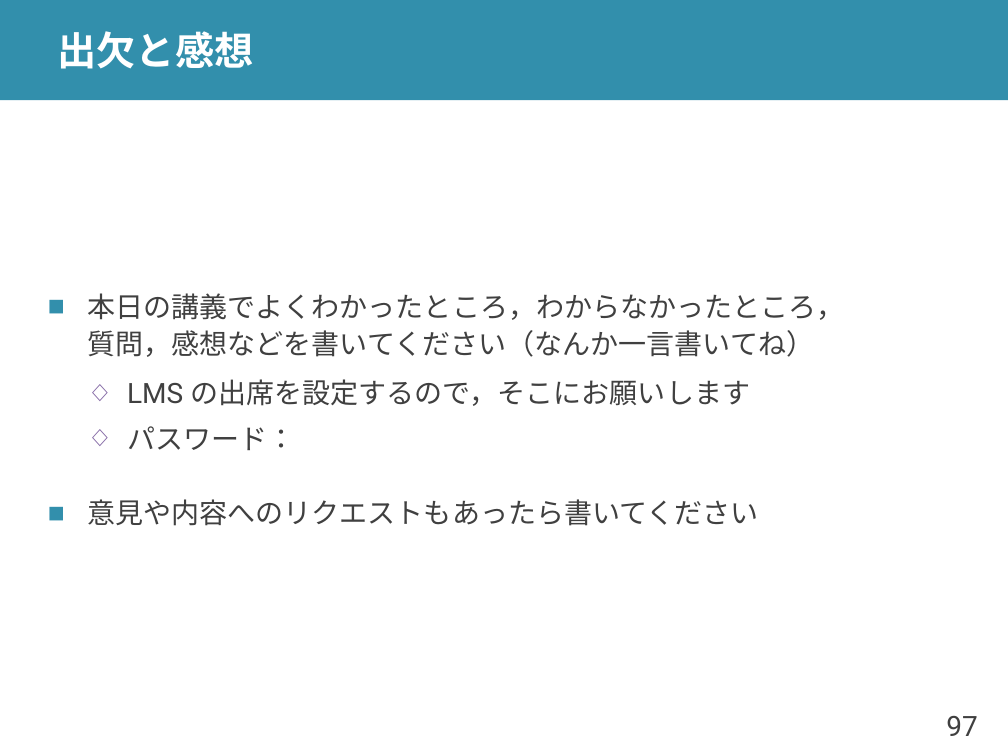
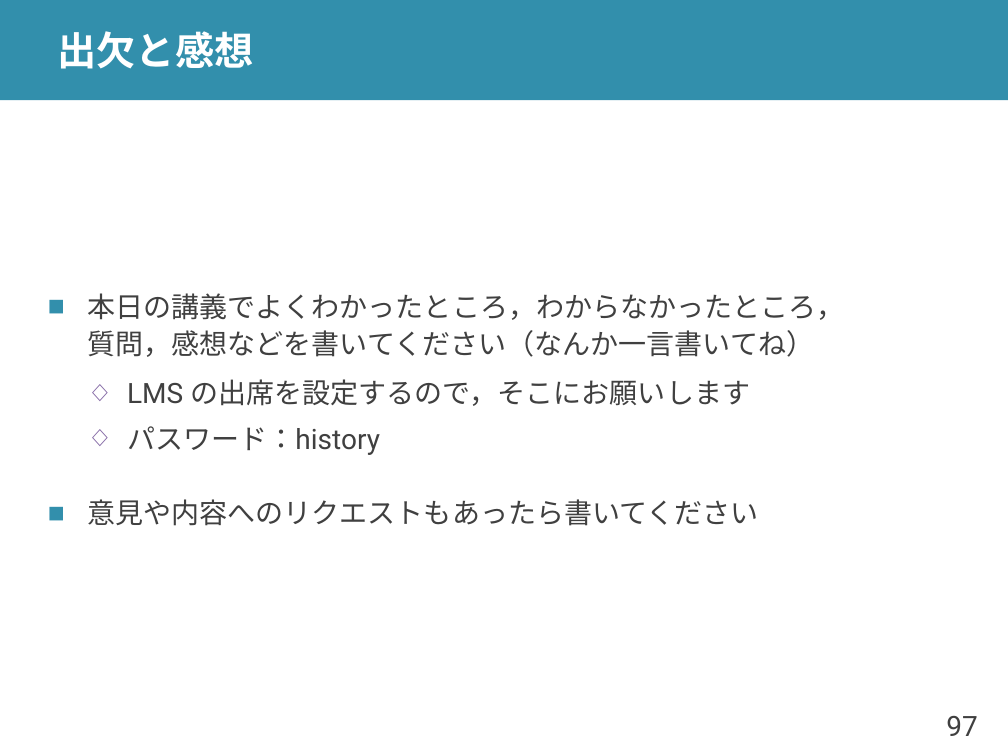
Before and after one commit to shioyadan/advanced-computer-organization, a slide deck: slide 97 of aco-shioya-06.pptx. Drawn at 1008x756 pixels with LibreOffice and Linux fonts; fonts in the diff are those of the drawing. Boxes give left, top, right and bottom in pixels: in the first picture for what was removed or moved away, otherwise in the second. Text is boxed around its words. In the diff, an @@ line names an element or a change of style, - is before the commit and + after.

```diff
--- a/aco-shioya-06.pptx
+++ b/aco-shioya-06.pptx
@@ text at (x1=127, y1=426, x2=380, y2=455): text changed @@
-  ◇ パスワード：
+  ◇ パスワード：history
```
Also in this commit, not shown: 1 other file.
